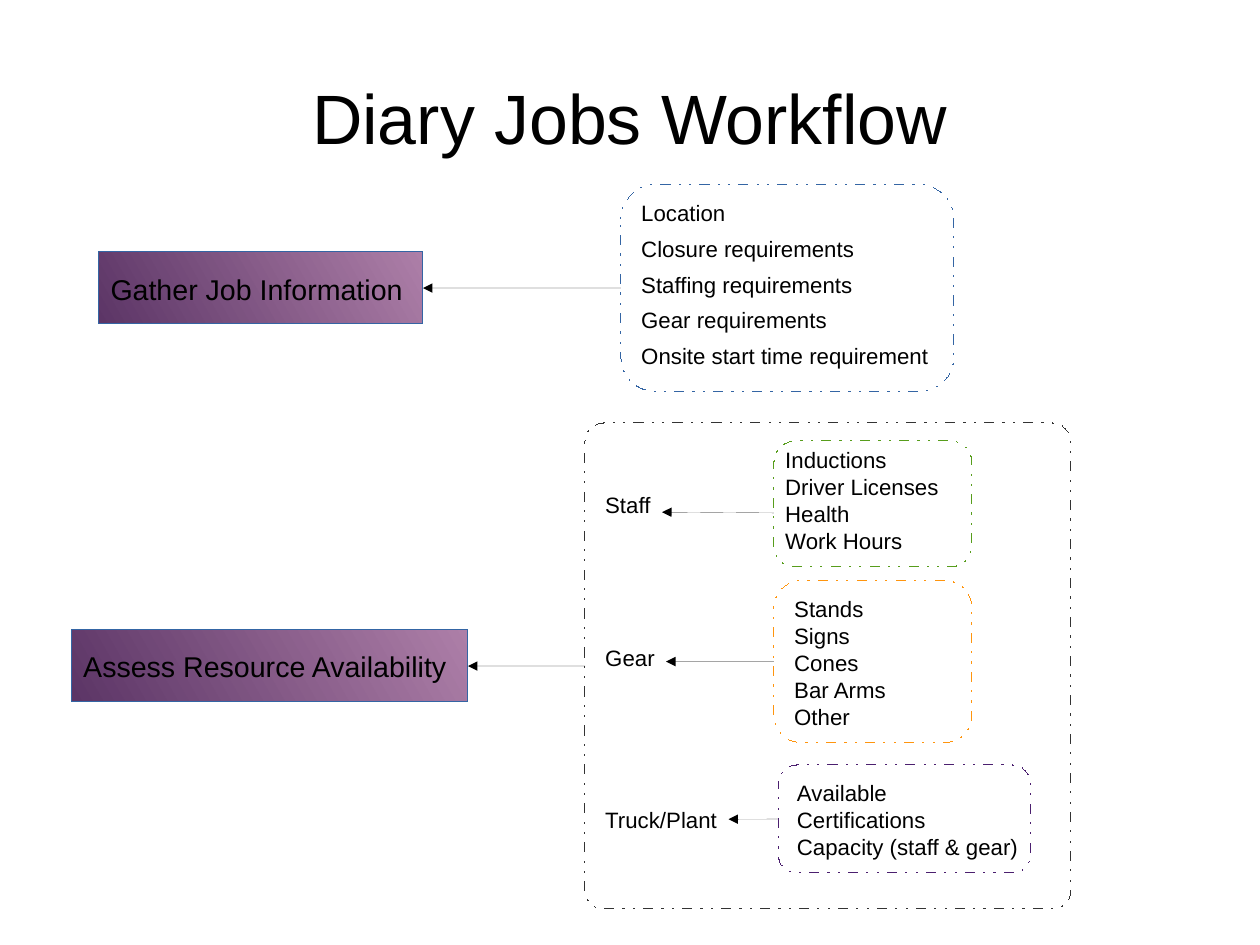
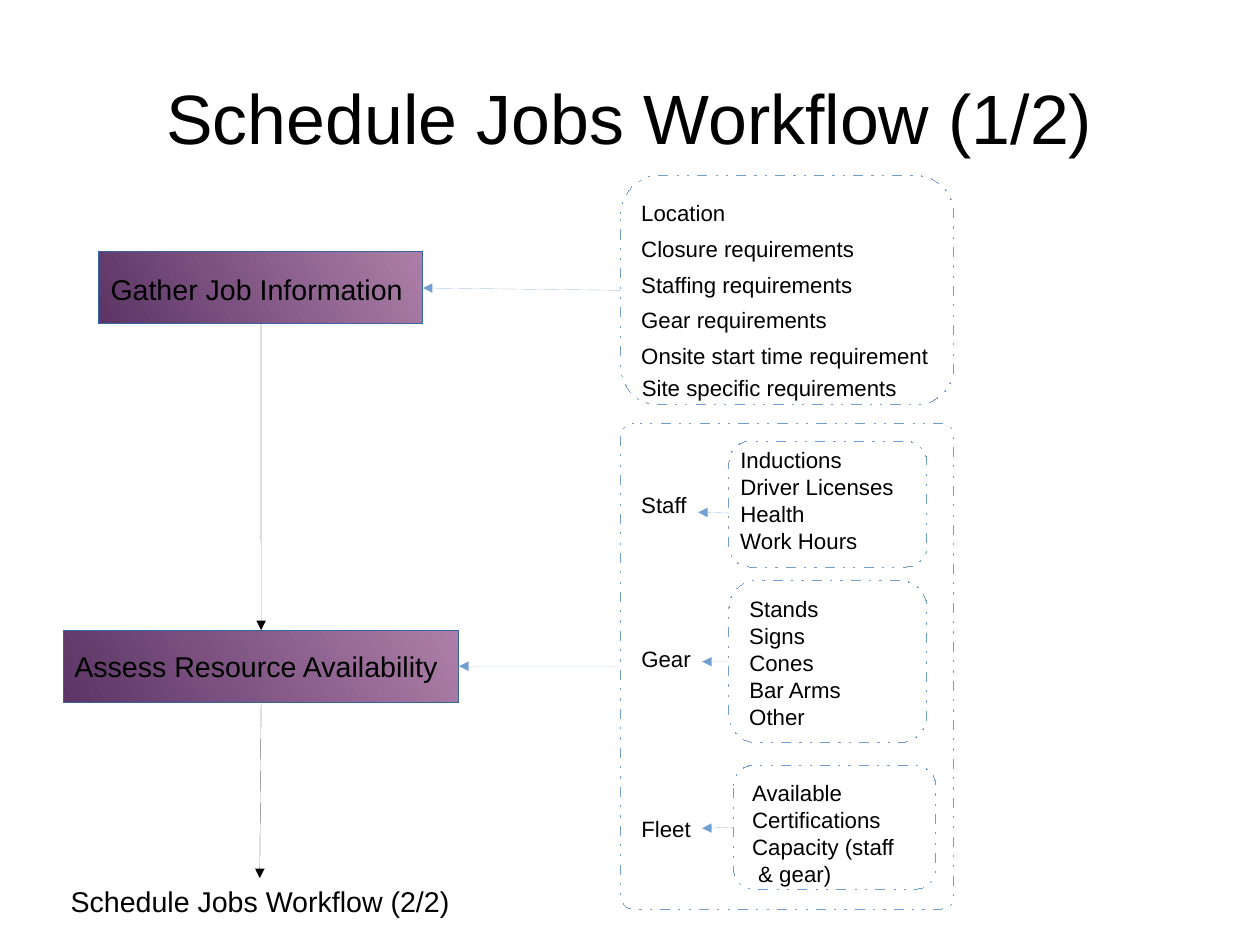
Before and after one commit to monkeysh1ne/TMNZ_Stuff, a slide deck: slide 3 of Workflows BP Models.odp. Drawn at 1260x945 pixels with LibreOffice and Linux fonts; fonts in the diff are those of the drawing. Boxes give left, top, right and bottom in pixels: in the first picture for what was removed or moved away, otherwise in the second. Text is boxed around its words. In the diff, an @@ line names an element or a change of style, - is before the commit and + after.

Commit message:
Continued working on Scheduled Job Workflow - 'Workflows BP Models.odp'

```diff
--- a/Workflows BP Models.odp
+++ b/Workflows BP Models.odp
@@ title at [166,93,1093,157]: text changed @@
-Diary Jobs Workflow
+Schedule Jobs Workflow (1/2)
@@ rounded rectangle: place and size @@
-rounded rectangle at [621,184,954,391]
+rounded rectangle at [621,176,954,406]
@@ rounded rectangle at [621,176,954,406]: outline #3465A4 0 pt to #729FCF 0 pt @@
@@ arrow (621, 290) - (423, 288): stroke #000000 0 pt to #729FCF 0 pt @@
@@ arrow added from (261, 324) to (261, 630), #000000 0 pt @@
@@ text added at [642,380,897,401], 14 pt, text #000000 @@
+Site specific requirements
@@ rounded rectangle removed at [585,423,1071,909] @@
@@ freeform shape added at [621,423,954,909], fill #FFFFFF, outline #729FCF 0 pt @@
@@ 11 texts, 2 rounded rectangles: place and size @@
-11 texts, 2 rounded rectangles at [774,441,972,829]
+11 texts, 2 rounded rectangles at [729,441,927,829]
@@ rounded rectangle at [729,441,927,567]: outline #579D1C 0 pt to #729FCF 0 pt @@
@@ text "Staff": place and size @@
-text "Staff" at [605,497,650,514]
+text "Staff" at [641,497,686,514]
@@ arrow moved from (774, 513) - (662, 512) to (729, 513) - (699, 512) @@
@@ arrow (729, 513) - (699, 512): stroke #000000 0 pt to #729FCF 0 pt @@
@@ rounded rectangle at [729,581,927,743]: outline #FF950E 0 pt to #729FCF 0 pt @@
@@ text "Assess Resource Availability": place and size @@
-text "Assess Resource Availability" at [83,656,446,683]
+text "Assess Resource Availability" at [74,656,437,683]
@@ rectangle: place and size @@
-rectangle at [72,630,468,702]
+rectangle at [63,630,458,702]
@@ text "Gear": place and size @@
-text "Gear" at [605,650,654,667]
+text "Gear" at [641,651,690,668]
@@ arrow moved from (585, 667) - (468, 667) to (621, 667) - (460, 667) @@
@@ arrow (621, 667) - (460, 667): stroke #000000 0 pt to #729FCF 0 pt @@
@@ arrow moved from (774, 662) - (667, 662) to (729, 662) - (702, 662) @@
@@ arrow (729, 662) - (702, 662): stroke #000000 0 pt to #729FCF 0 pt @@
@@ arrow added from (261, 702) to (260, 878), #000000 0 pt @@
@@ rounded rectangle: place and size @@
-rounded rectangle at [779,765,1030,872]
+rounded rectangle at [734,765,936,890]
@@ rounded rectangle at [734,765,936,890]: outline #4B1F6F 0 pt to #729FCF 0 pt @@
@@ text removed at [605,812,717,829] @@
-Truck/Plant
@@ text added at [641,821,690,838], 14 pt, text #000000 @@
+Fleet
@@ arrow moved from (779, 820) - (728, 820) to (734, 828) - (702, 829) @@
@@ arrow (734, 828) - (702, 829): stroke #000000 0 pt to #729FCF 0 pt @@
@@ text at [752,839,894,887]: text changed @@
-Capacity (staff & gear)
+Capacity (staff
+& gear)
@@ text added at [71,891,450,917], 18 pt, text #000000 @@
+Schedule Jobs Workflow (2/2)
```
Also in this commit, not shown: 2 other slides changed, 1 slide added, 1 other file.
